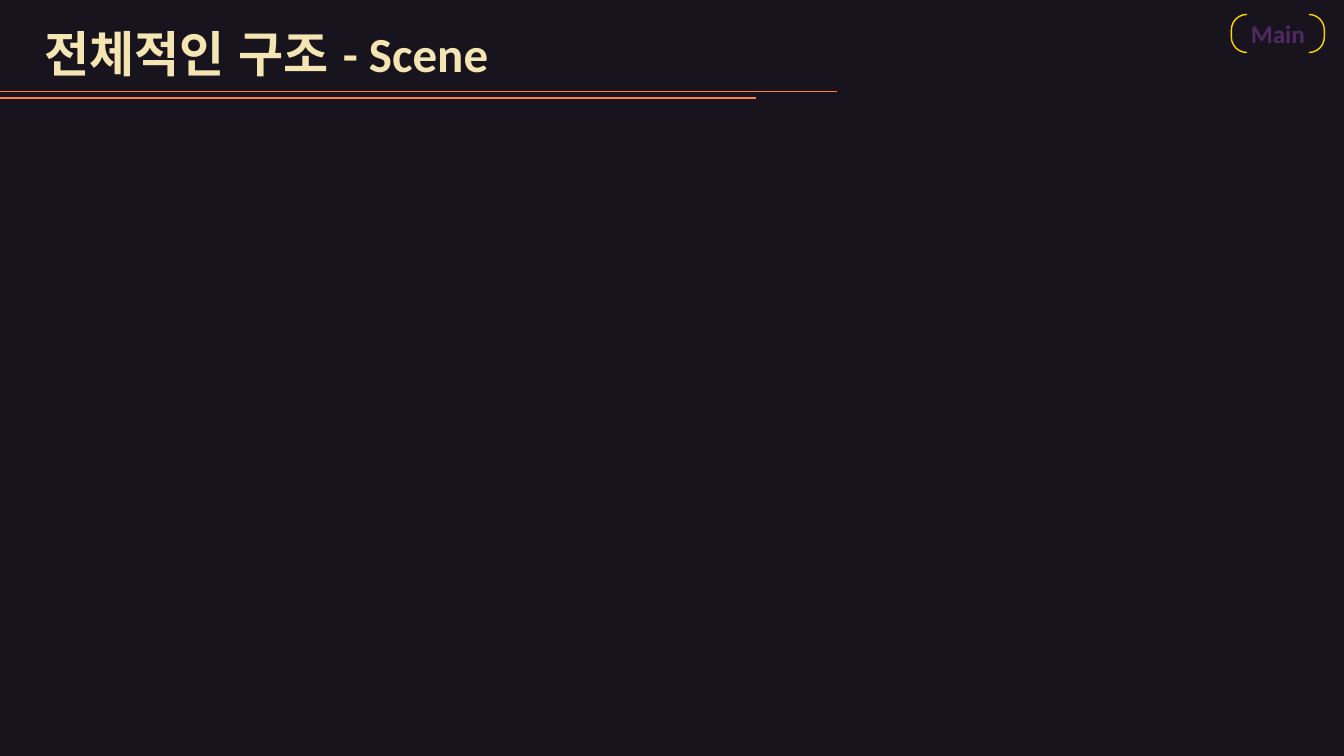
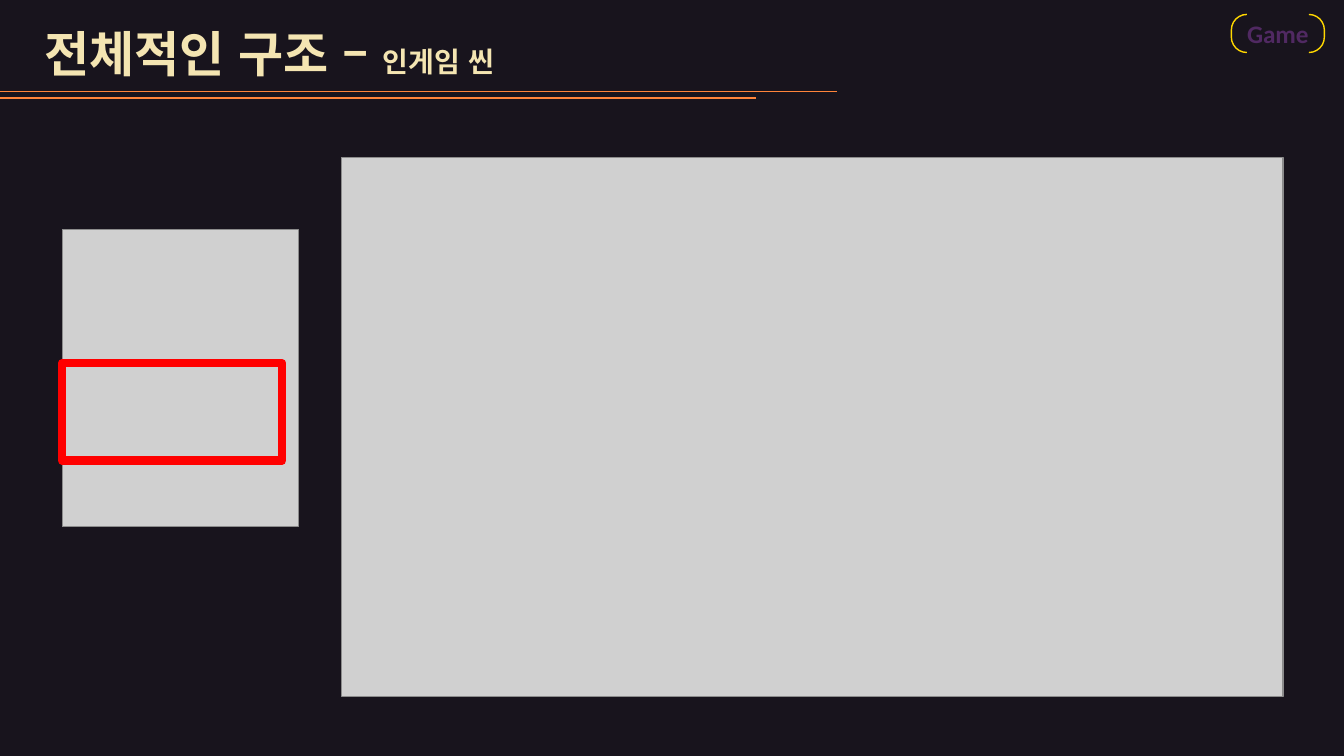
Before and after one commit to dndud3710/ProjectT, a slide deck: slide 8 of 발표자료.pptx (slide 10 before the commit). Drawn at 1344x756 pixels with LibreOffice and Linux fonts; fonts in the diff are those of the drawing; grey boxes stand for pictures. Boxes give left, top, right and bottom in pixels: in the first picture for what was removed or moved away, otherwise in the second. Text is boxed around its words. In the diff, an @@ line names an element or a change of style, - is before the commit and + after.

```diff
--- a/발표자료.pptx
+++ b/발표자료.pptx
@@ text in bracket pair at (1247, 27, 1309, 43): text changed @@
-Main
+Game
@@ text at (45, 31, 494, 77): text changed @@
-전체적인 구조 - Scene
+전체적인 구조 – 인게임 씬
@@ picture added at (342, 157, 1284, 697) @@
@@ picture added at (63, 230, 298, 527) @@
@@ rectangle added at (63, 363, 282, 461), outline #FF0000 6 pt @@
```
Also in this commit, not shown: 6 other slides changed, 8 slides added, 2 slides removed, 17 other files.
